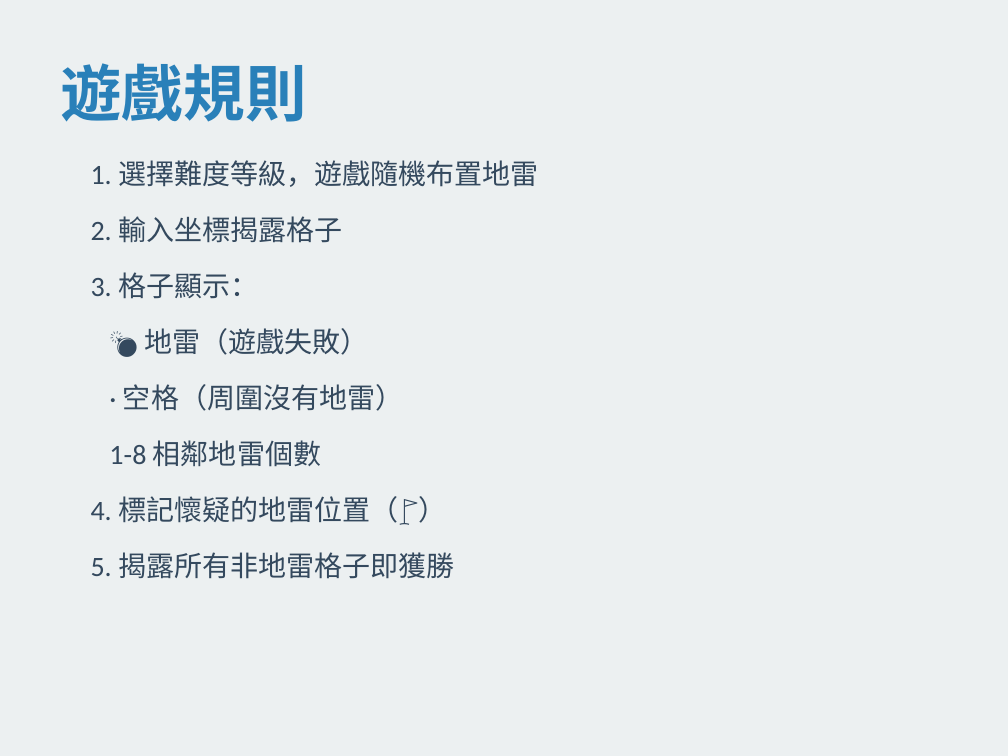
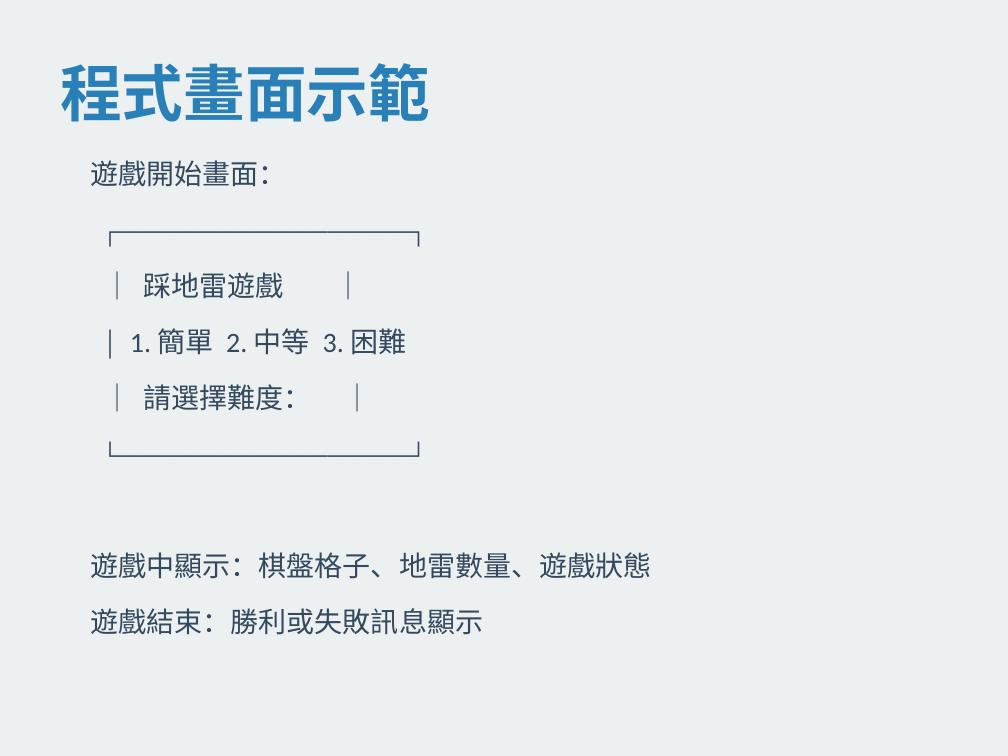
Before and after one commit to XJacksonChrisX/minesweeper, a slide deck: slide 7 of 踩地雷遊戲_專題報告.pptx (slide 4 before the commit). Drawn at 1008x756 pixels with LibreOffice and Linux fonts; fonts in the diff are those of the drawing. Boxes give left, top, right and bottom in pixels: in the first picture for what was removed or moved away, otherwise in the second. Text is boxed around its words. In the diff, an @@ line names an element or a change of style, - is before the commit and + after.

```diff
--- a/踩地雷遊戲_專題報告.pptx
+++ b/踩地雷遊戲_專題報告.pptx
@@ text at box(60, 63, 430, 122): text changed @@
-遊戲規則
+程式畫面示範
@@ text at box(91, 160, 652, 635): text changed @@
-1. 選擇難度等級，遊戲隨機布置地雷
-2. 輸入坐標揭露格子
-3. 格子顯示：
-💣 地雷（遊戲失敗）
-· 空格（周圍沒有地雷）
-1-8 相鄰地雷個數
-4. 標記懷疑的地雷位置（🚩）
-5. 揭露所有非地雷格子即獲勝
+遊戲開始畫面：
+┌─────────────────────┐
+│ 踩地雷遊戲 │
+│ 1. 簡單 2. 中等 3. 困難
+│ 請選擇難度： │
+└─────────────────────┘
+遊戲中顯示：棋盤格子、地雷數量、遊戲狀態
+遊戲結束：勝利或失敗訊息顯示
```
Also in this commit, not shown: 3 other slides changed, 5 slides added, 7 slides removed.
